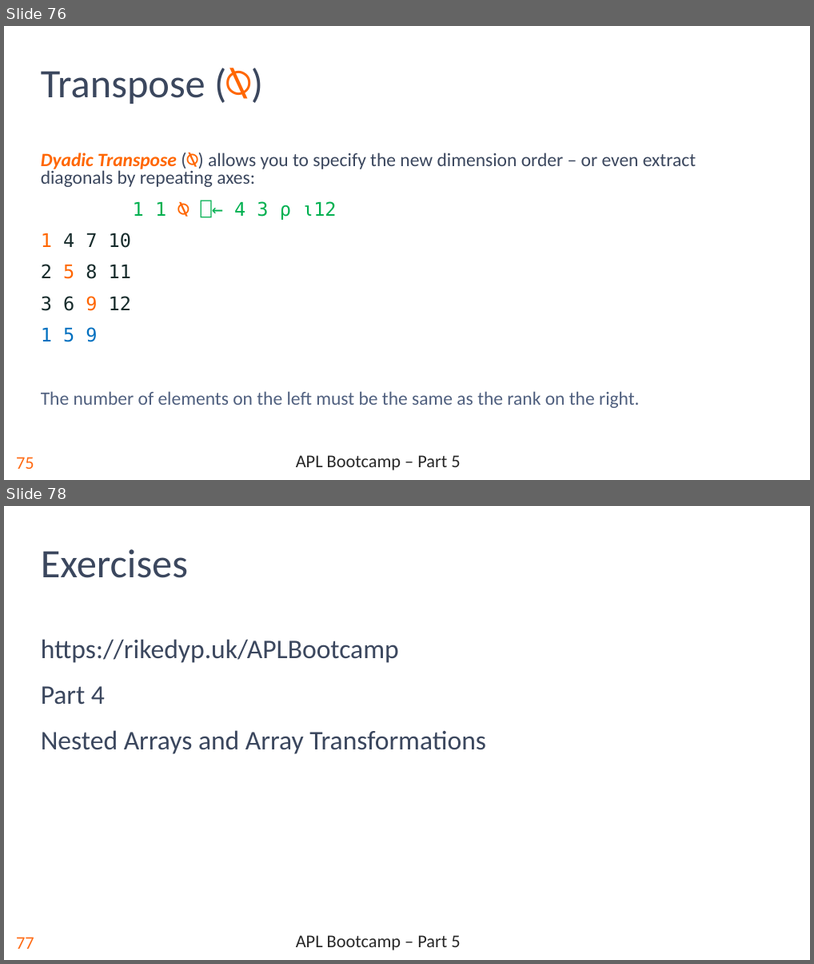
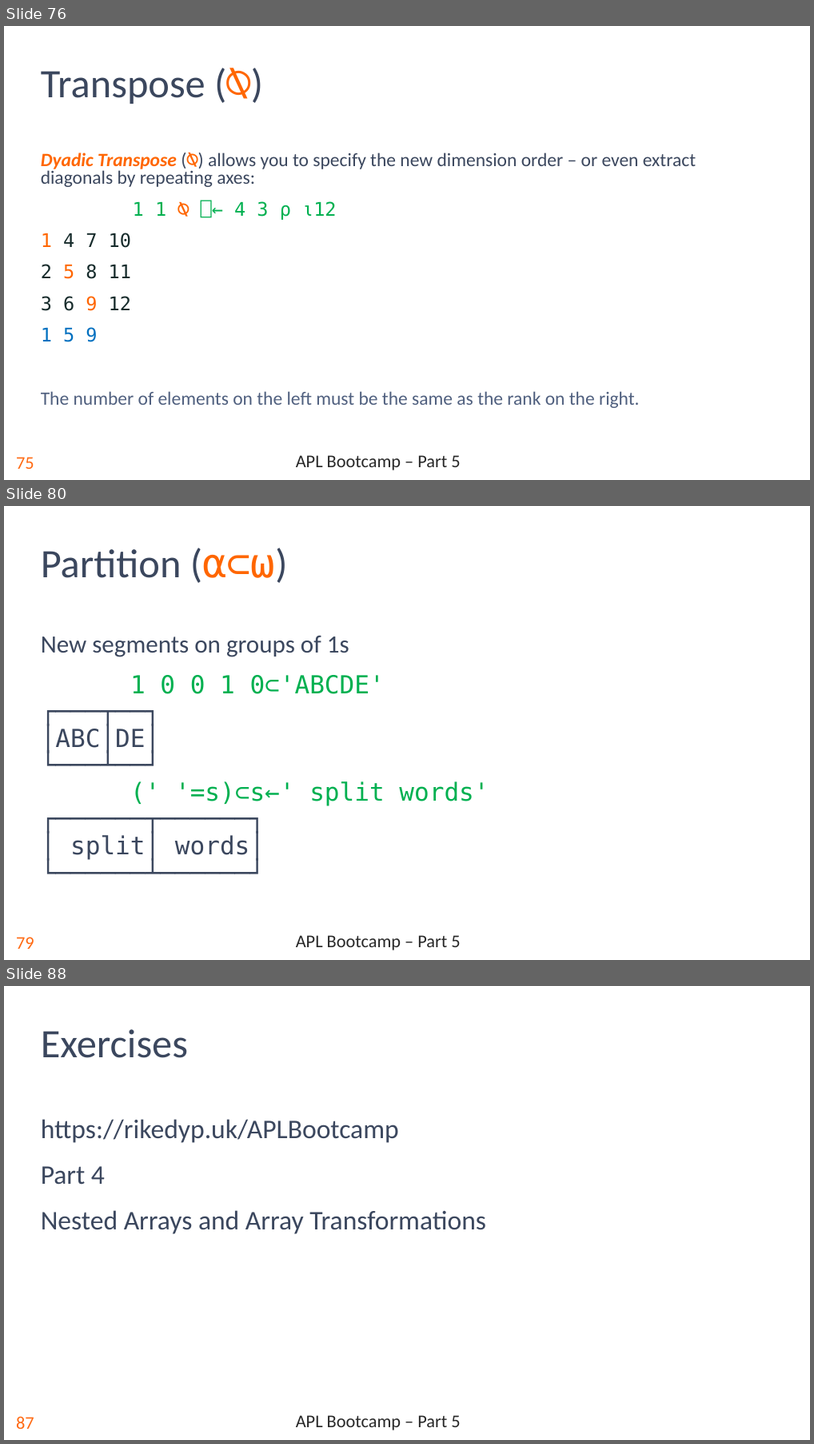
Before and after one commit to rikedyp/APLBootcamp, a slide deck: slides/APL_Bootcamp-part-5.pptx. Shown one above the other, each under a label of ours: slides 76 and 78 before the commit, slides 76, 80 and 88 after it; the slides between them are not shown. The pictures are 814x964 and 814x1444 pixels, drawn with LibreOffice and Linux fonts; fonts in the diff are those of the drawing; background and template pictures are left out. Boxes give left, top, right and bottom in pixels: in the first picture for what was removed or moved away, otherwise in the second. Text is boxed around its words. In the diff, an @@ line names an element or a change of style, - is before the commit and + after.

Commit message:
partition; split; more examples

```diff
--- a/slides/APL_Bootcamp-part-5.pptx
+++ b/slides/APL_Bootcamp-part-5.pptx
@@ slide 80 added at box(4, 506, 810, 960), background #FFFFFF; not listed: 2 template elements that a slide beside it also shows @@
@@ title added at box(41, 549, 182, 578), 36 pt, text #3B475E @@
+Partition (⍺⊂⍵)
@@ text added at box(41, 635, 489, 860), 22.2 pt, text #3B475E @@
+New segments on groups of 1s
+1 0 0 1 0⊂'ABCDE'
+┌───┬──┐
+│ABC│DE│
+└───┴──┘
+(' '=s)⊂s←' split words'
+┌──────┬──────┐
+│ split│ words│
+└──────┴──────┘
@@ what was slide 78 is now slide 88 @@
@@ page number at box(16, 1416, 34, 1428): text changed @@
-77
+87
```
Also in this commit, not shown: 6 slides changed, 12 other slides added, 1 slide removed.
